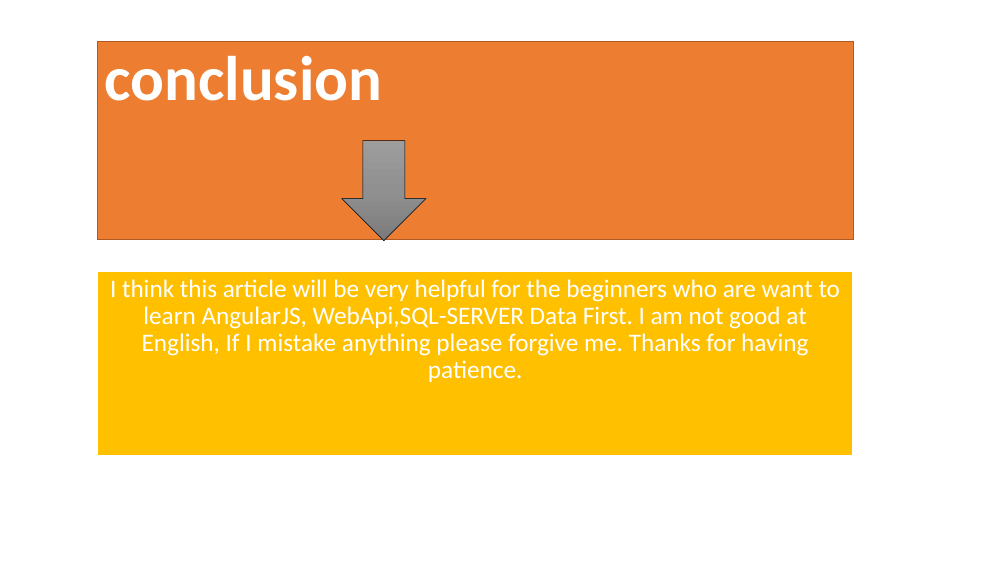
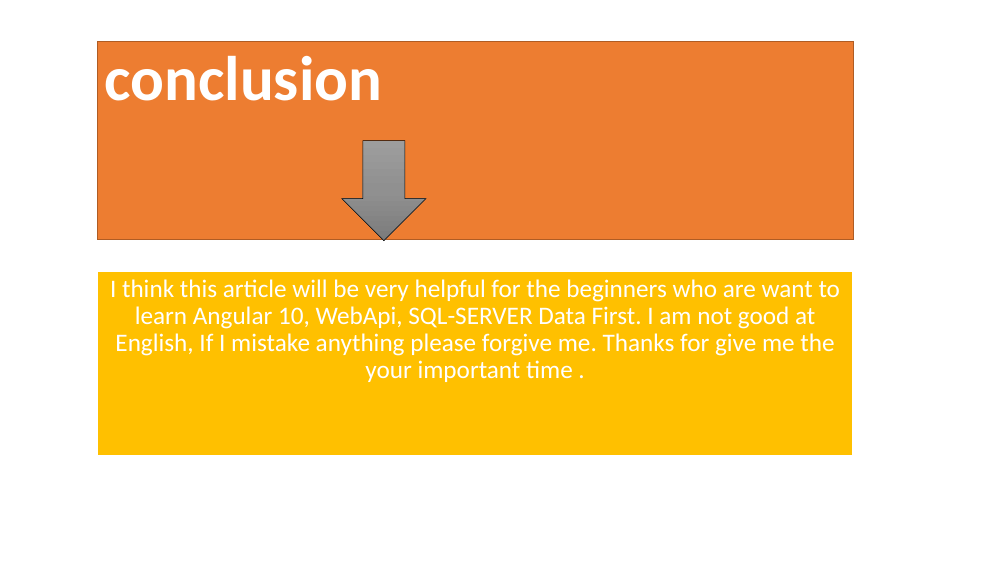
Before and after one commit to bhagyashri010120/project-login, a slide deck: slide 9 of Project of sprint 1.pptx (slide 5 before the commit). Drawn at 1008x567 pixels with LibreOffice and Linux fonts; fonts in the diff are those of the drawing. Boxes give left, top, right and bottom in pixels: in the first picture for what was removed or moved away, otherwise in the second. Text is boxed around its words. In the diff, an @@ line names an element or a change of style, - is before the commit and + after.

```diff
--- a/Project of sprint 1.pptx
+++ b/Project of sprint 1.pptx
@@ subtitle at [110,279,840,382]: text changed @@
-I think this article will be very helpful for the beginners who are want to learn AngularJS, WebApi,SQL-SERVER Data First. I am not good at English, If I mistake anything please forgive me. Thanks for having patience.
+I think this article will be very helpful for the beginners who are want to learn Angular 10, WebApi, SQL-SERVER Data First. I am not good at English, If I mistake anything please forgive me. Thanks for give me the your important time .
```
Also in this commit, not shown: 2 other slides changed, 7 slides added, 2 slides removed.
